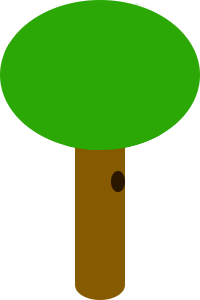
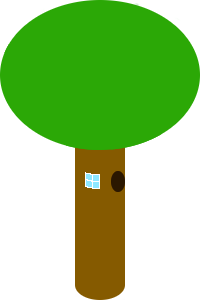
Layers edited between the first and the second 200px x 300px image:
painted on "Background" over (85, 172, 100, 189)
